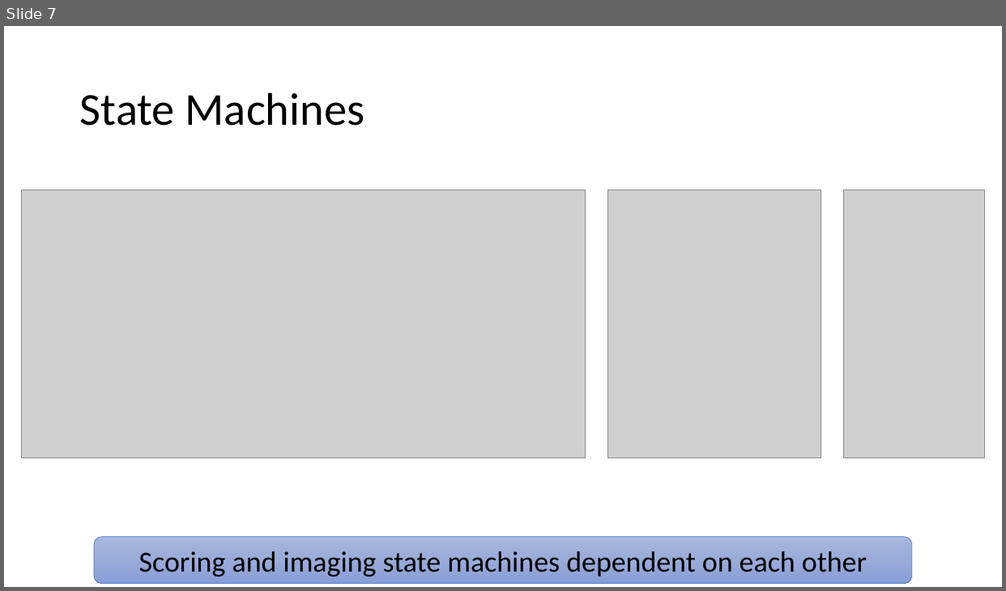
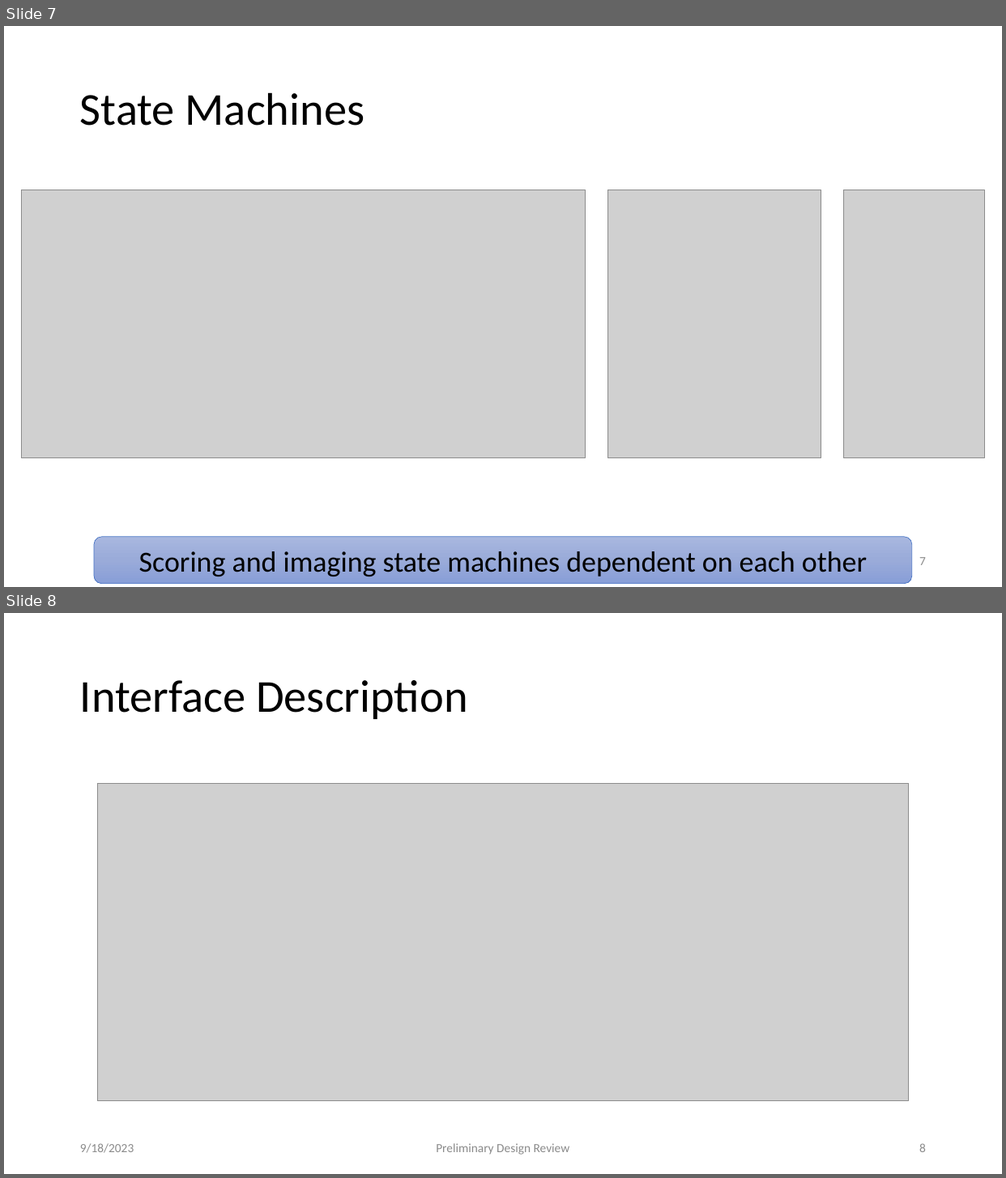
Before and after one commit to kparlak/dart-scoring-system, a slide deck: documentation/Dart_Scoring_System_PDR.pptx. Shown one above the other, each under a label of ours: slide 7 before the commit, slides 7 and 8 after it. The pictures are 1006x591 and 1006x1178 pixels, drawn with LibreOffice and Linux fonts; fonts in the diff are those of the drawing; grey boxes stand for pictures. Boxes give left, top, right and bottom in pixels: in the first picture for what was removed or moved away, otherwise in the second. Text is boxed around its words. In the diff, an @@ line names an element or a change of style, - is before the commit and + after.

Commit message:
Create interface diagram (#10)

```diff
--- a/documentation/Dart_Scoring_System_PDR.pptx
+++ b/documentation/Dart_Scoring_System_PDR.pptx
@@ slide 8 added at (4, 613, 1002, 1174), background #FFFFFF @@
@@ title added at (80, 680, 468, 719), 44 pt, text #000000 @@
+Interface Description
@@ picture added at (97, 784, 908, 1102) @@
@@ text added at (80, 1144, 134, 1153), 12 pt, text #8C8C8C @@
+9/18/2023
@@ text added at (436, 1144, 570, 1155), 12 pt, text #8C8C8C @@
+Preliminary Design Review
@@ page number added at (919, 1144, 926, 1152), 12 pt, text #8C8C8C @@
+8
@@ slide 7 changed as well @@
@@ page number added at (919, 557, 926, 565), 12 pt, text #8C8C8C @@
+7
```
Also in this commit, not shown: 7 other slides changed, 1 other slide added, 1 slide removed, 2 other files.
